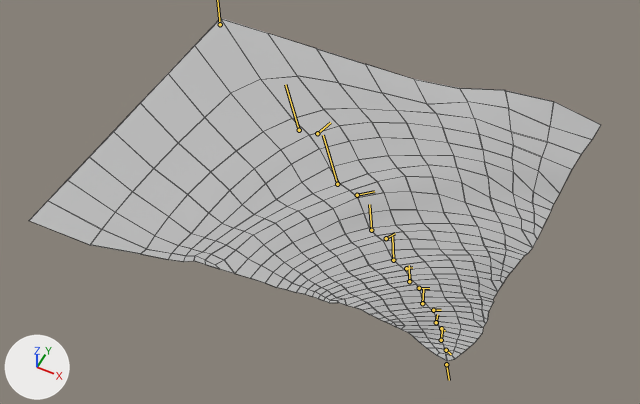
One commit to the FBX model Assets/Models/Rug/Rug.fbx: the scene before it, then after it.
Camera for both pictures: a camera (50 mm lens) standing at (0.545, -1.155, 1.359) and looking at (-0.014, -0.037, -0.038). Every picture has the same lights, and +X, +Y and +Z are marked at lower left. Both versions are drawn at frame 31 of the action 'Take 001'; the numbers are the values there. The bones that bend it are drawn over the model as lines. Mesh edges are drawn as thin lines.

In view in the first picture: 'RugMesh'.
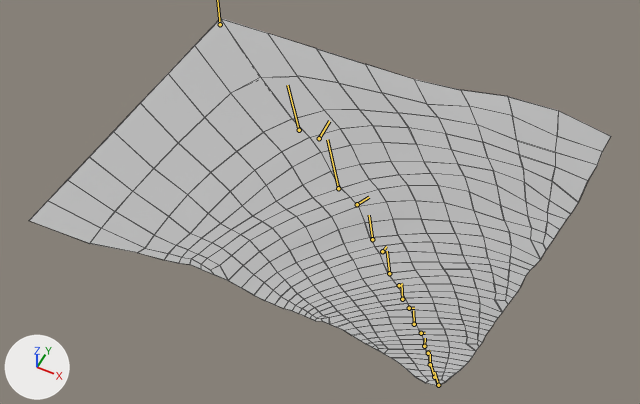
Commit message: Improved rug animation so that it can be placed closer to the floor

Where the change shows, as pixel boxes [x1, y1, x2, y2] in the pictures (640 x 404 px):
```json
{"object": "RugMesh", "change": "posed", "before": [29, 18, 601, 361], "after": [29, 18, 611, 386], "on screen": "7% taller"}
{"bone": "joint2", "before": "(299, 130) to (285, 84)", "after": "(299, 130) to (287, 85)"}
{"bone": "joint3", "before": "(317, 133) to (330, 122)", "after": "(319, 138) to (329, 121)"}
{"bone": "joint4", "before": "(337, 184) to (323, 135)", "after": "(338, 188) to (327, 139)"}
{"bone": "joint5", "before": "(357, 195) to (374, 191)", "after": "(357, 204) to (369, 197)"}
{"bone": "joint6", "before": "(371, 230) to (369, 204)", "after": "(372, 239) to (369, 215)"}
{"bone": "joint7", "before": "(386, 238) to (395, 233)", "after": "(382, 251) to (386, 246)"}
{"bone": "joint8", "before": "(393, 260) to (392, 236)", "after": "(389, 273) to (387, 251)"}
{"bone": "joint9", "before": "(406, 268) to (412, 267)", "after": "(399, 285) to (402, 284)"}
{"bone": "joint10", "before": "(409, 281) to (409, 265)", "after": "(402, 299) to (401, 283)"}
{"bone": "joint11", "before": "(419, 288) to (429, 288)", "after": "(409, 308) to (414, 308)"}
{"bone": "joint12", "before": "(422, 303) to (423, 289)", "after": "(414, 324) to (413, 310)"}
{"bone": "joint13", "before": "(433, 310) to (441, 310)", "after": "(421, 333) to (425, 333)"}
{"bone": "joint14", "before": "(436, 322) to (437, 314)", "after": "(424, 346) to (425, 338)"}
{"bone": "joint15", "before": "(441, 328) to (445, 331)", "after": "(428, 353) to (430, 350)"}
{"bone": "joint16", "before": "(441, 340) to (442, 327)", "after": "(430, 364) to (430, 354)"}
{"bone": "joint17", "before": "(446, 350) to (451, 354)", "after": "(434, 377) to (430, 364)"}
```

The change, as JSON lines over the scene's bpy script:
```json
{"block": "bone_joint2", "where": "bone_joint2 = bpy.data.objects['Rug'].pose.bones['joint2']  # child of 'joint1'"}
{"op": "set", "path": "bone_joint2.rotation_quaternion", "old": "(0.905, 0.0, 0.0, 0.291)", "new": "(0.967, 0.0, 0.0, 0.254)", "note": "degrees (0, 0, 36) -> degrees (0, 0, 29)"}
{"block": "bone_joint3", "where": "bone_joint3 = bpy.data.objects['Rug'].pose.bones['joint3']  # child of 'joint2'"}
{"op": "set", "path": "bone_joint3.rotation_quaternion", "old": "(0.641, 0.0, 0.0, -0.473)", "new": "(0.87, -0.007, -0.012, -0.493)", "note": "degrees (0, 0, -73) -> degrees (0, -2, -59)"}
{"block": "bone_joint4", "where": "bone_joint4 = bpy.data.objects['Rug'].pose.bones['joint4']  # child of 'joint3'"}
{"op": "set", "path": "bone_joint4.rotation_quaternion", "old": "(0.663, 0.0, 0.0, 0.467)", "new": "(0.874, 0.01, -0.018, 0.486)", "note": "degrees (0, 0, 70) -> degrees (0, -2, 58)"}
{"block": "bone_joint5", "where": "bone_joint5 = bpy.data.objects['Rug'].pose.bones['joint5']  # child of 'joint4'"}
{"op": "set", "path": "bone_joint5.rotation_quaternion", "old": "(0.619, 0.0, 0.0, -0.479)", "new": "(0.858, 0.019, -0.011, -0.513)", "note": "degrees (0, 0, -75) -> degrees (2, 0, -62)"}
{"block": "bone_joint6", "where": "bone_joint6 = bpy.data.objects['Rug'].pose.bones['joint6']  # child of 'joint5'"}
{"op": "set", "path": "bone_joint6.rotation_quaternion", "old": "(0.675, 0.0, 0.0, 0.463)", "new": "(0.877, 0.051, -0.022, 0.478)", "note": "degrees (0, 0, 69) -> degrees (4, -5, 57)"}
{"block": "bone_joint7", "where": "bone_joint7 = bpy.data.objects['Rug'].pose.bones['joint7']  # child of 'joint6'"}
{"op": "set", "path": "bone_joint7.rotation_quaternion", "old": "(0.759, 0.0, 0.0, -0.423)", "new": "(0.9, 0.0, 0.0, -0.435)", "note": "degrees (0, 0, -58) -> degrees (0, 0, -52)"}
{"block": "bone_joint8", "where": "bone_joint8 = bpy.data.objects['Rug'].pose.bones['joint8']  # child of 'joint7'"}
{"op": "set", "path": "bone_joint8.rotation_quaternion", "old": "(0.747, 0.0, 0.0, 0.43)", "new": "(0.9, -0.013, 0.024, 0.434)", "note": "degrees (0, 0, 60) -> degrees (0, 3, 51)"}
{"block": "bone_joint9", "where": "bone_joint9 = bpy.data.objects['Rug'].pose.bones['joint9']  # child of 'joint8'"}
{"op": "set", "path": "bone_joint9.rotation_quaternion", "old": "(0.69, 0.0, 0.0, -0.457)", "new": "(0.885, 0.0, 0.0, -0.465)", "note": "degrees (0, 0, -67) -> degrees (0, 0, -55)"}
{"block": "bone_joint10", "where": "bone_joint10 = bpy.data.objects['Rug'].pose.bones['joint10']  # child of 'joint9'"}
{"op": "set", "path": "bone_joint10.rotation_quaternion", "old": "(0.699, 0.0, 0.0, 0.453)", "new": "(0.889, 0.013, -0.026, 0.458)", "note": "degrees (0, 0, 66) -> degrees (0, -3, 55)"}
{"block": "bone_joint11", "where": "bone_joint11 = bpy.data.objects['Rug'].pose.bones['joint11']  # child of 'joint10'"}
{"op": "set", "path": "bone_joint11.rotation_quaternion", "old": "(0.639, 0.0, 0.0, -0.474)", "new": "(0.863, 0.017, -0.01, -0.504)", "note": "degrees (0, 0, -73) -> degrees (2, 0, -61)"}
{"block": "bone_joint12", "where": "bone_joint12 = bpy.data.objects['Rug'].pose.bones['joint12']  # child of 'joint11'"}
{"op": "set", "path": "bone_joint12.rotation_quaternion", "old": "(0.677, 0.0, 0.0, 0.462)", "new": "(0.88, 0.0, 0.0, 0.475)", "note": "degrees (0, 0, 69) -> degrees (0, 0, 57)"}
{"block": "bone_joint13", "where": "bone_joint13 = bpy.data.objects['Rug'].pose.bones['joint13']  # child of 'joint12'"}
{"op": "set", "path": "bone_joint13.rotation_quaternion", "old": "(0.707, 0.0, 0.0, -0.45)", "new": "(0.892, 0.001, 0.001, -0.452)", "note": "degrees (0, 0, -65) -> degrees (0, 0, -54)"}
{"block": "bone_joint14", "where": "bone_joint14 = bpy.data.objects['Rug'].pose.bones['joint14']  # child of 'joint13'"}
{"op": "set", "path": "bone_joint14.rotation_quaternion", "old": "(0.785, 0.028, -0.023, 0.405)", "new": "(0.916, 0.008, -0.029, 0.401)", "note": "degrees (2, -4, 55) -> degrees (0, -3, 47)"}
{"block": "bone_joint15", "where": "bone_joint15 = bpy.data.objects['Rug'].pose.bones['joint15']  # child of 'joint14'"}
{"op": "set", "path": "bone_joint15.rotation_quaternion", "old": "(0.714, 0.047, -0.099, -0.433)", "new": "(0.956, 0.01, -0.033, -0.291)", "note": "degrees (13, -8, -63) -> degrees (2, -3, -34)"}
{"block": "bone_joint16", "where": "bone_joint16 = bpy.data.objects['Rug'].pose.bones['joint16']  # child of 'joint15'"}
{"op": "set", "path": "bone_joint16.rotation_quaternion", "old": "(0.727, 0.0, 0.0, 0.44)", "new": "(0.963, 0.014, -0.017, 0.268)", "note": "degrees (0, 0, 62) -> degrees (1, -2, 31)"}
{"block": "bone_joint17", "where": "bone_joint17 = bpy.data.objects['Rug'].pose.bones['joint17']  # child of 'joint16'"}
{"op": "set", "path": "bone_joint17.rotation_quaternion", "old": "(0.705, 0.0, 0.0, -0.45)", "new": "(0.983, 0.092, 0.003, 0.159)", "note": "degrees (0, 0, -65) -> degrees (10, -1, 18)"}
```
